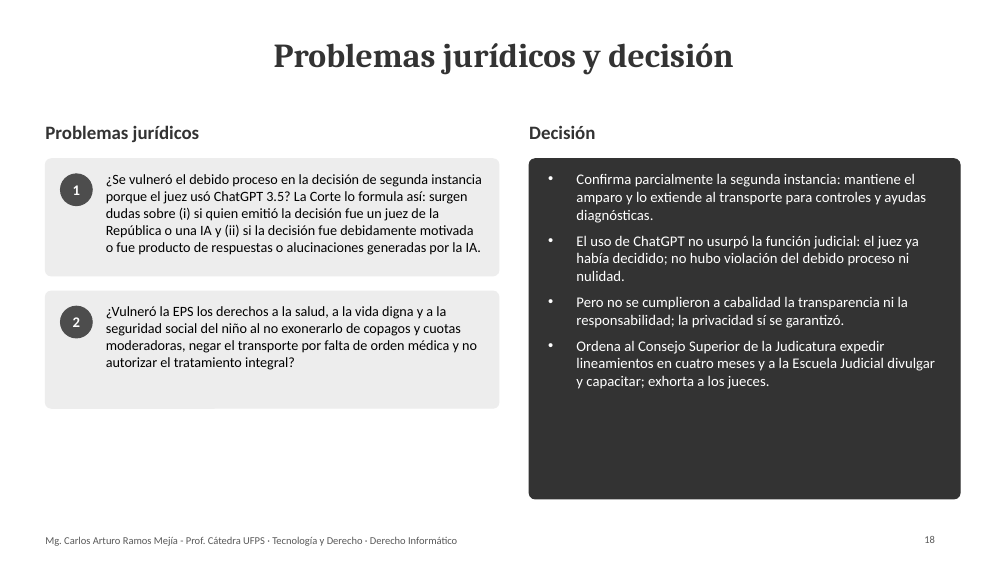
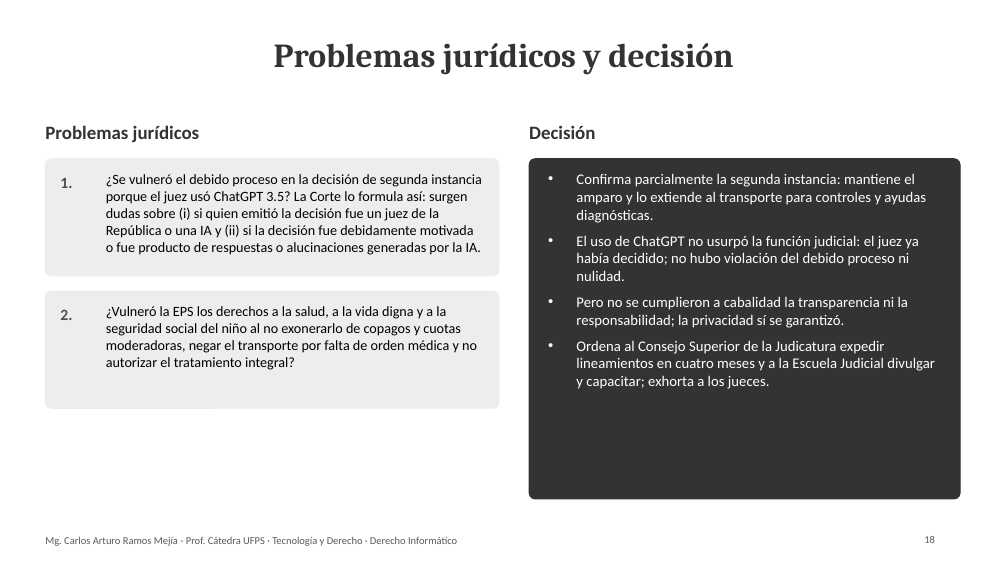
Before and after one commit to Arturoramos22/Arturoramos22, a slide deck: slide 18 of clase-derecho-informatico/DIAPOSITIVAS.pptx. Drawn at 1008x567 pixels with LibreOffice and Linux fonts; fonts in the diff are those of the drawing. Boxes give left, top, right and bottom in pixels: in the first picture for what was removed or moved away, otherwise in the second. Text is boxed around its words. In the diff, an @@ line names an element or a change of style, - is before the commit and + after.

```diff
--- a/clase-derecho-informatico/DIAPOSITIVAS.pptx
+++ b/clase-derecho-informatico/DIAPOSITIVAS.pptx
@@ text at (60, 178, 72, 188): text changed; size 14 to 15 pt; text colour #FFFFFF to #4D4D4D @@
-1
+1.
@@ ellipse removed at (60, 174, 92, 206) @@
@@ text at (60, 309, 72, 320): text changed; size 14 to 15 pt; text colour #FFFFFF to #4D4D4D @@
-2
+2.
@@ ellipse removed at (60, 306, 92, 338) @@
```
Also in this commit, not shown: 17 other slides changed, 2 other files.
